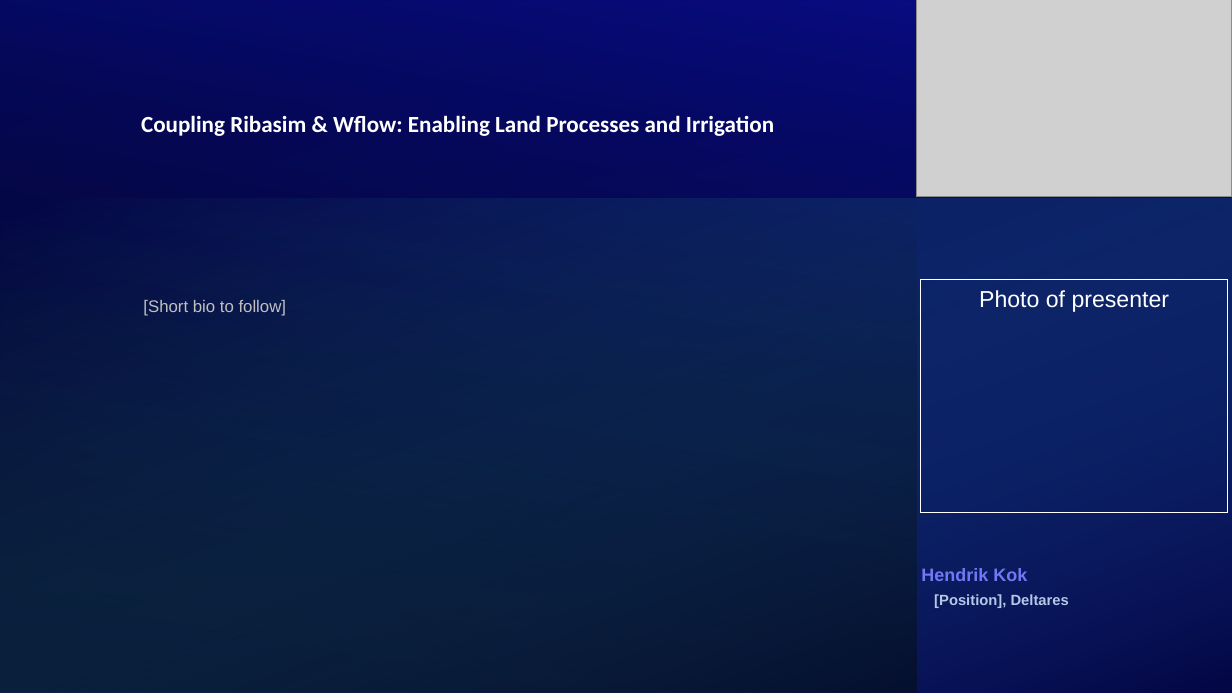
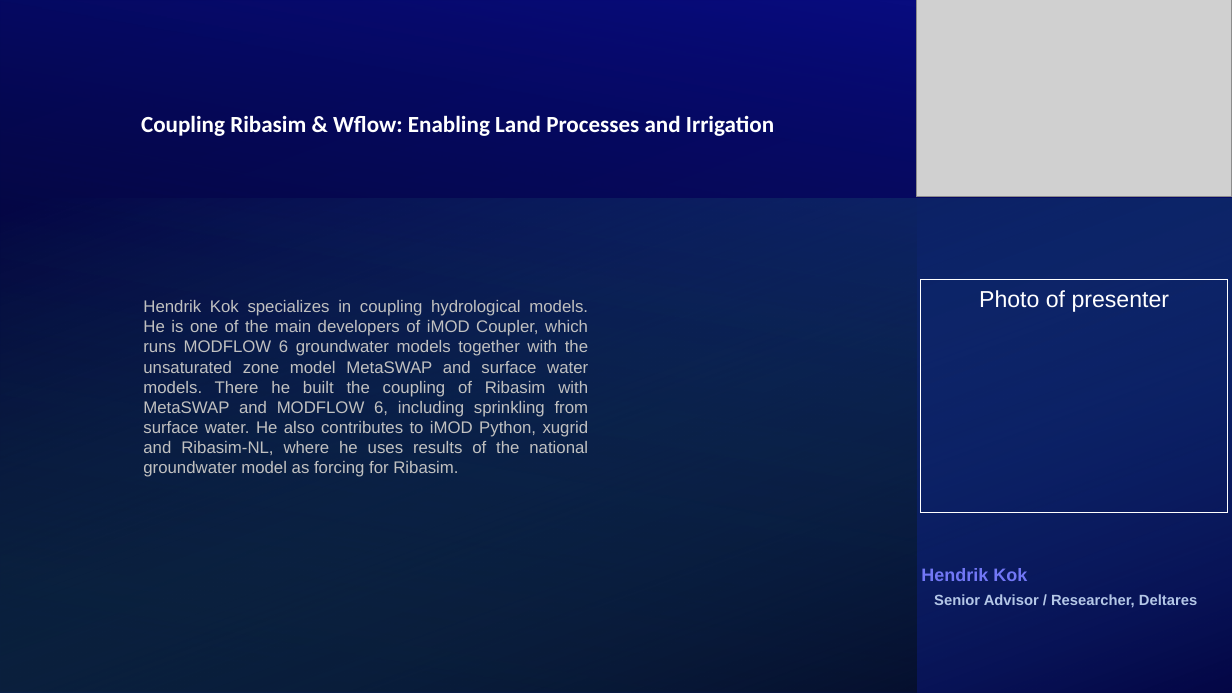
Before and after one commit to Deltares/Ribasim, a slide deck: slide 1 of docs/presentation/wflow-ribasim-online-coupling/wflow_ribasim_coupling_dsd2026.pptx. Drawn at 1232x693 pixels with LibreOffice and Linux fonts; fonts in the diff are those of the drawing; grey boxes stand for pictures. Boxes give left, top, right and bottom in pixels: in the first picture for what was removed or moved away, otherwise in the second. Text is boxed around its words. In the diff, an @@ line names an element or a change of style, - is before the commit and + after.

```diff
--- a/docs/presentation/wflow-ribasim-online-coupling/wflow_ribasim_coupling_dsd2026.pptx
+++ b/docs/presentation/wflow-ribasim-online-coupling/wflow_ribasim_coupling_dsd2026.pptx
@@ text at (143,300,589,477): text changed @@
-[Short bio to follow]
+Hendrik Kok specializes in coupling hydrological models. He is one of the main developers of iMOD Coupler, which runs MODFLOW 6 groundwater models together with the unsaturated zone model MetaSWAP and surface water models. There he built the coupling of Ribasim with MetaSWAP and MODFLOW 6, including sprinkling from surface water. He also contributes to iMOD Python, xugrid and Ribasim-NL, where he uses results of the national groundwater model as forcing for Ribasim.
@@ text at (934,594,1197,608): text changed @@
-[Position], Deltares
+Senior Advisor / Researcher, Deltares
```
Also in this commit, not shown: 1 other slide changed, 1 other file.
